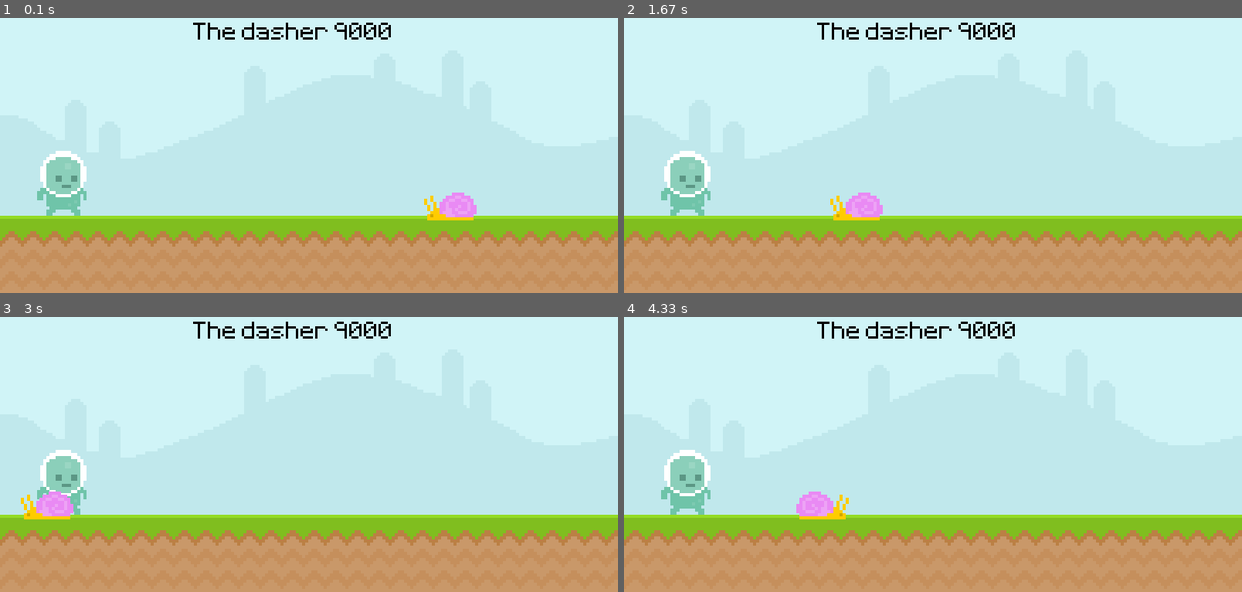
Above: before the commit, frames 1-4 (two rows, left to right).
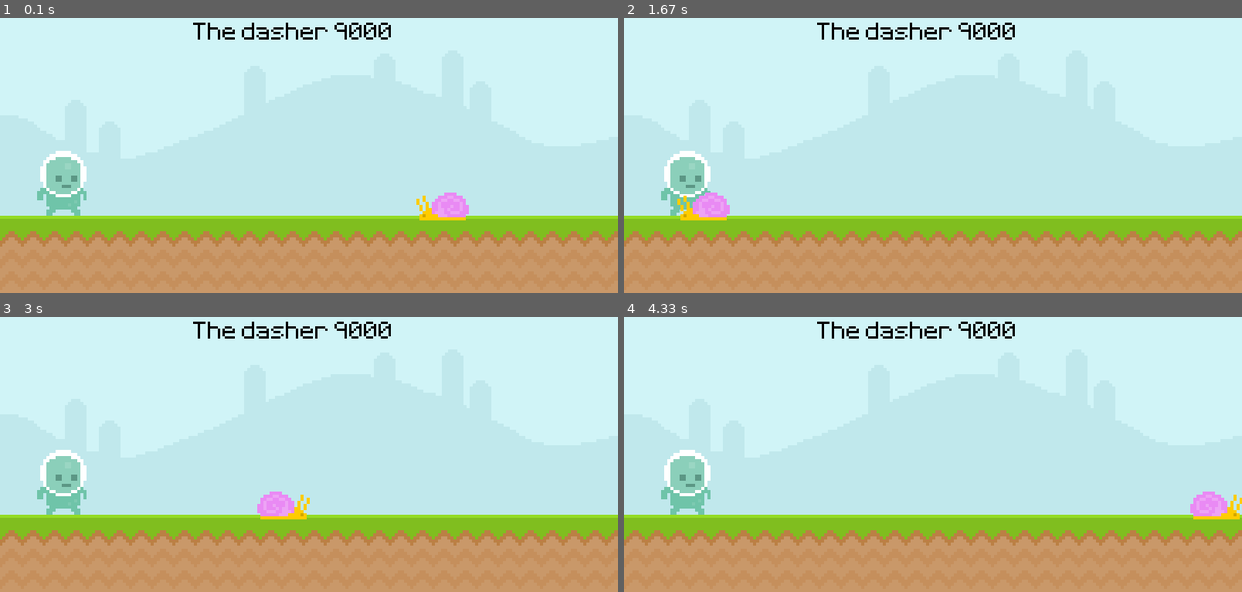
Above: after the commit, the same moments.

Repository: WINDKING-1/TheDasher
Game: pygame game, started from The code.py
Two runs of this game, one before a commit and one after it. Both use one fixed random seed, a clock stepped at 60 frames per second and the inputs below.
Inputs:
- Up to frame 1 (0.1 s): no input
- Up to frame 2 (1.67 s): no input
- Up to frame 3 (3 s): no input
- Up to frame 4 (4.33 s): no input

The runs differ from the first frame. In frame 1, 0.5% of the frame differs, in the area x 67-78%, y 63-74%; in frame 2, 1.3%, in the area x 8-42%, y 63-74%; in frame 3, 1.3%; in frame 4, 1.3%.

Commit message:
v0.02
Changed the movespeed

Diff:
--- a/The code.py
+++ b/The code.py
@@ -19,7 +19,7 @@
 player_surf = pygame.image.load(r'graphics/Player/player_walk_1.png').convert_alpha()
 player_rect = player_surf.get_rect(midbottom=(80,300))
 
-snailmove=-3
+snailmove=-5
 
 while True:
     for event in pygame.event.get():
